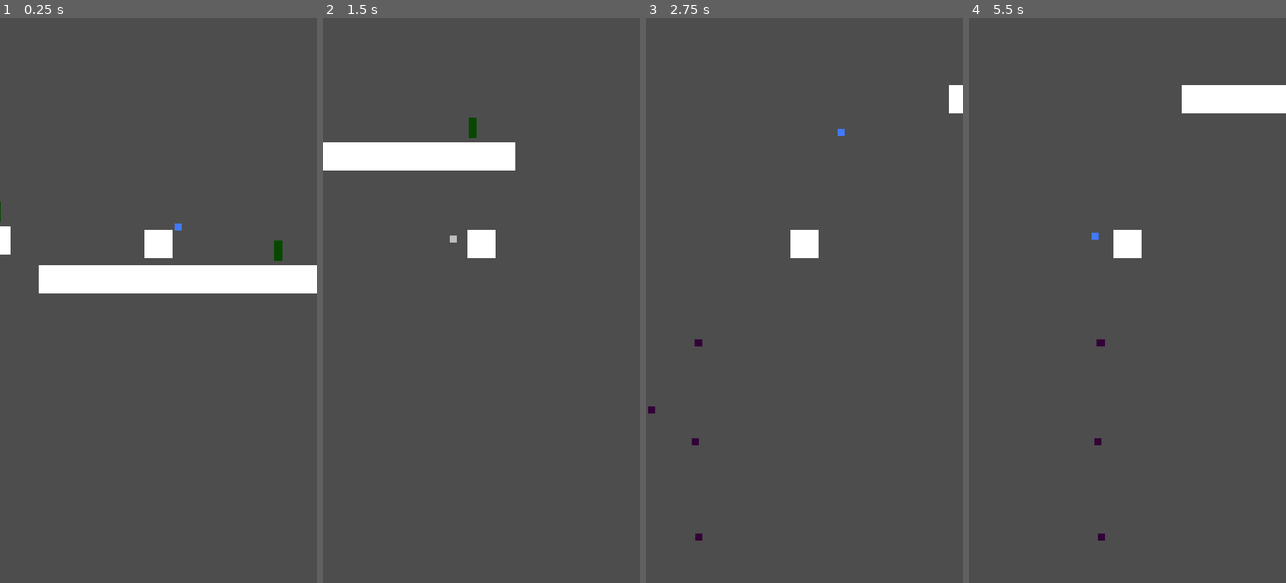
Above: before the commit, frames 1-4 (left to right).
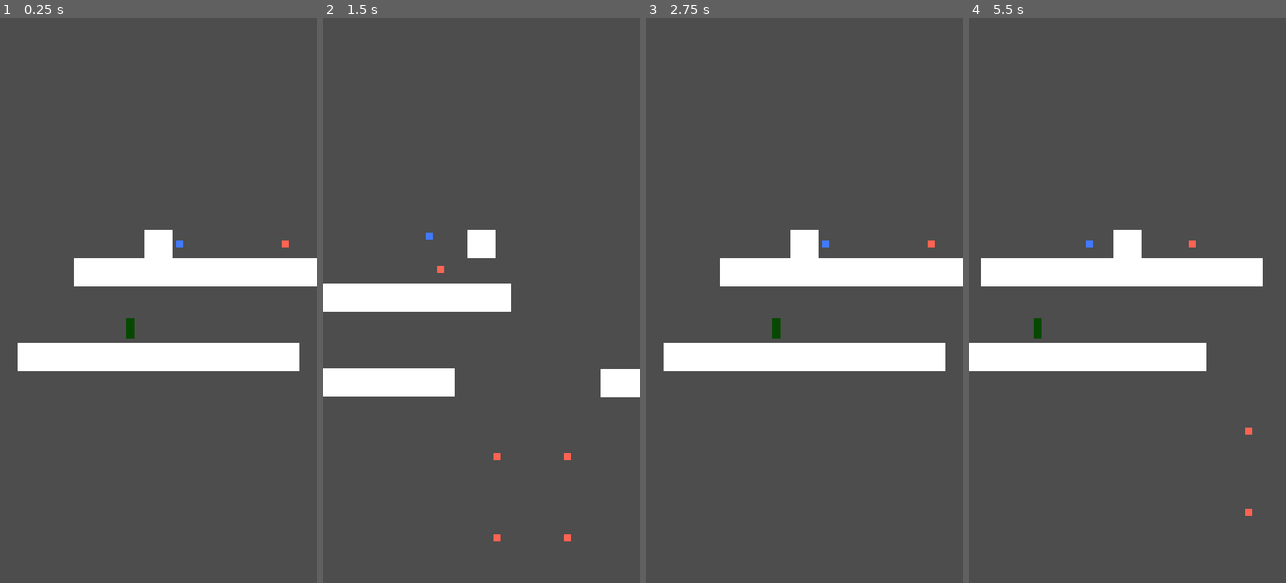
Above: after the commit, the same moments.

Repository: TylerPelaez/Sprouts
Game: Godot game, scene res://Levels/AirLevel1.tscn
The game is run twice, just before and just after one commit, with the same random seed, the same clock (stepped at 60 frames per second) and the same inputs.
Inputs:
- Up to frame 1 (0.25 s): no input
- Up to frame 2 (1.5 s): hold E (Hit Switch) 0.53-1.28 s; hold D (Right) from 0.53 s (still down); tap Space (Jump) at 0.77 s; tap E (Hit Switch) at 1.35 s
- Up to frame 3 (2.75 s): tap Space (Jump) at 1.52 s; release D (Right) at 2.03 s; hold A (Left) from 2.03 s (still down); hold E (Hit Switch) from 2.03 s (still down)
- Up to frame 4 (5.5 s): release A (Left) at 2.78 s; release E (Hit Switch) at 2.78 s; hold D (Right) 2.78-4.28 s; tap E (Hit Switch) at 2.85, 4.35 s; tap Space (Jump) at 3.02, 3.77, 4.52 s; hold E (Hit Switch) 3.53-4.28 s; hold A (Left) 4.28-5.03 s; hold D (Right) from 5.03 s (still down); hold E (Hit Switch) from 5.03 s (still down)

The runs differ from the first frame. In frame 1, 7.4% of the frame differs, in the area x 0-100%, y 32-63%; in frame 2, 9.0%; in frame 3, 8.8%; in frame 4, 10%, in the area x 0-100%, y 11-93%.

Commit message:
Snake snake.... SNAKE!!!!!!

Diff:
--- a/Levels/AirLevel1.tscn
+++ b/Levels/AirLevel1.tscn
@@ -45,7 +45,7 @@
 editor_draw_drag_margin = true
 
 [node name="PlayerSpawnPosition" type="Marker2D" parent="."]
-position = Vector2(1712, 5072)
+position = Vector2(-128, 288)
 gizmo_extents = 20.0
 
 [node name="Environment" type="Node2D" parent="."]
--- a/Levels/GroundLevel1.tscn
+++ b/Levels/GroundLevel1.tscn
@@ -1,19 +1,32 @@
-[gd_scene load_steps=8 format=3 uid="uid://evg4mo1jtqj0"]
+[gd_scene load_steps=12 format=3 uid="uid://evg4mo1jtqj0"]
 
 [ext_resource type="Script" path="res://Scripts/LevelController.gd" id="1_xnj5y"]
 [ext_resource type="Texture2D" uid="uid://bxn8kvm570f80" path="res://Art/Test/White.png" id="2_npm4k"]
 [ext_resource type="PackedScene" uid="uid://bk5j2w78ju833" path="res://Prefabs/pills.tscn" id="5_pvs2g"]
 [ext_resource type="PackedScene" uid="uid://bucqxfshflxln" path="res://Prefabs/SpikeEnemy.tscn" id="6_6hxw7"]
 [ext_resource type="PackedScene" uid="uid://sm5n8ljv3sdn" path="res://Prefabs/BatTest.tscn" id="7_77syx"]
+[ext_resource type="PackedScene" path="res://Prefabs/Switch.tscn" id="9_mdpgx"]
+[ext_resource type="PackedScene" uid="uid://ep6nutbk5cst" path="res://Prefabs/MovingPlatform.tscn" id="10_yd0r8"]
 
 [sub_resource type="RectangleShape2D" id="RectangleShape2D_irls3"]
 size = Vector2(64, 64)
+
+[sub_resource type="RectangleShape2D" id="RectangleShape2D_vna0b"]
+size = Vector2(68.5, 496.5)
+
+[sub_resource type="Curve2D" id="Curve2D_3ijxk"]
+resource_local_to_scene = true
+resource_name = "Bat"
+_data = {
+"points": PackedVector2Array(0, 0, 0, 0, 88, 304, 0, 0, 0, 0, 1912, 312, 0, 0, 0, 0, 1912, 376, 0, 0, 0, 0, -16, 376, 0, 0, 0, 0, -16, 304, 0, 0, 0, 0, 88, 304)
+}
+point_count = 6
 
 [sub_resource type="Curve2D" id="Curve2D_im51u"]
 resource_local_to_scene = true
 resource_name = "Bat"
 _data = {
-"points": PackedVector2Array(0, 0, 0, 0, 88, 304, 0, 0, 0, 0, 632, 304, 0, 0, 0, 0, 816, 368, 0, 0, 0, 0, 632, 376, 0, 0, 0, 0, -1280, 368, 0, 0, 0, 0, -1280, 304, 0, 0, 0, 0, -16, 304, 0, 0, 0, 0, 88, 304)
+"points": PackedVector2Array(0, 0, 0, 0, 88, 304, 0, 0, 0, 0, 632, 304, 0, 0, 0, 0, 776, 336, 0, 0, 0, 0, 632, 376, 0, 0, 0, 0, -1280, 368, 0, 0, 0, 0, -1280, 304, 0, 0, 0, 0, -16, 304, 0, 0, 0, 0, 88, 304)
 }
 point_count = 8
 
@@ -77,6 +90,83 @@
 position = Vector2(-9.53674e-07, 0)
 shape = SubResource("RectangleShape2D_irls3")
 
+[node name="TestGround7" type="StaticBody2D" parent="Environment/Ground"]
+position = Vector2(2400, 544)
+scale = Vector2(10, 1)
+
+[node name="Sprite2D" type="Sprite2D" parent="Environment/Ground/TestGround7"]
+texture = ExtResource("2_npm4k")
+
+[node name="CollisionShape2D" type="CollisionShape2D" parent="Environment/Ground/TestGround7"]
+position = Vector2(-9.53674e-07, 0)
+shape = SubResource("RectangleShape2D_irls3")
+
+[node name="TestGround8" type="StaticBody2D" parent="Environment/Ground"]
+position = Vector2(3040, 544)
+scale = Vector2(10, 1)
+
+[node name="Sprite2D" type="Sprite2D" parent="Environment/Ground/TestGround8"]
+texture = ExtResource("2_npm4k")
+
+[node name="CollisionShape2D" type="CollisionShape2D" parent="Environment/Ground/TestGround8"]
+position = Vector2(-9.53674e-07, 0)
+shape = SubResource("RectangleShape2D_irls3")
+
+[node name="TestGround9" type="StaticBody2D" parent="Environment/Ground"]
+position = Vector2(3040, 2952)
+scale = Vector2(10, 1)
+
+[node name="Sprite2D" type="Sprite2D" parent="Environment/Ground/TestGround9"]
+texture = ExtResource("2_npm4k")
+
+[node name="CollisionShape2D" type="CollisionShape2D" parent="Environment/Ground/TestGround9"]
+position = Vector2(-9.53674e-07, 0)
+shape = SubResource("RectangleShape2D_irls3")
+
+[node name="TestGround10" type="StaticBody2D" parent="Environment/Ground"]
+position = Vector2(3032, 1696)
+scale = Vector2(10, 1)
+
+[node name="Sprite2D" type="Sprite2D" parent="Environment/Ground/TestGround10"]
+texture = ExtResource("2_npm4k")
+
+[node name="CollisionShape2D" type="CollisionShape2D" parent="Environment/Ground/TestGround10"]
+position = Vector2(-9.53674e-07, 0)
+shape = SubResource("RectangleShape2D_irls3")
+
+[node name="TestGround11" type="StaticBody2D" parent="Environment/Ground"]
+position = Vector2(2328, 1264)
+scale = Vector2(10, 1)
+
+[node name="Sprite2D" type="Sprite2D" parent="Environment/Ground/TestGround11"]
+texture = ExtResource("2_npm4k")
+
+[node name="CollisionShape2D" type="CollisionShape2D" parent="Environment/Ground/TestGround11"]
+position = Vector2(-9.53674e-07, 0)
+shape = SubResource("RectangleShape2D_irls3")
+
+[node name="TestGround12" type="StaticBody2D" parent="Environment/Ground"]
+position = Vector2(1808, 1760)
+scale = Vector2(10, 1)
+
+[node name="Sprite2D" type="Sprite2D" parent="Environment/Ground/TestGround12"]
+texture = ExtResource("2_npm4k")
+
+[node name="CollisionShape2D" type="CollisionShape2D" parent="Environment/Ground/TestGround12"]
+position = Vector2(-9.53674e-07, 0)
+shape = SubResource("RectangleShape2D_irls3")
+
+[node name="TestGround13" type="StaticBody2D" parent="Environment/Ground"]
+position = Vector2(1992, 1992)
+scale = Vector2(10, 1)
+
+[node name="Sprite2D" type="Sprite2D" parent="Environment/Ground/TestGround13"]
+texture = ExtResource("2_npm4k")
+
+[node name="CollisionShape2D" type="CollisionShape2D" parent="Environment/Ground/TestGround13"]
+position = Vector2(-9.53674e-07, 0)
+shape = SubResource("RectangleShape2D_irls3")
+
 [node name="TestGround2" type="StaticBody2D" parent="Environment/Ground"]
 position = Vector2(-432, 544)
 scale = Vector2(10, 1)
@@ -99,6 +189,39 @@
 position = Vector2(-7.62939e-07, 0)
 shape = SubResource("RectangleShape2D_irls3")
 
+[node name="StaticBody2D" type="StaticBody2D" parent="Environment/Ground"]
+
+[node name="Sprite2D" type="Sprite2D" parent="Environment/Ground/StaticBody2D"]
+position = Vector2(2680, 1480)
+scale = Vector2(1, 7.75)
+texture = ExtResource("2_npm4k")
+
+[node name="CollisionShape2D" type="CollisionShape2D" parent="Environment/Ground/StaticBody2D"]
+position = Vector2(2680, 1480)
+shape = SubResource("RectangleShape2D_vna0b")
+
+[node name="StaticBody2D2" type="StaticBody2D" parent="Environment/Ground"]
+
+[node name="Sprite2D" type="Sprite2D" parent="Environment/Ground/StaticBody2D2"]
+position = Vector2(1976, 1480)
+scale = Vector2(1, 7.75)
+texture = ExtResource("2_npm4k")
+
+[node name="CollisionShape2D" type="CollisionShape2D" parent="Environment/Ground/StaticBody2D2"]
+position = Vector2(1976, 1480)
+shape = SubResource("RectangleShape2D_vna0b")
+
+[node name="StaticBody2D3" type="StaticBody2D" parent="Environment/Ground"]
+
+[node name="Sprite2D" type="Sprite2D" parent="Environment/Ground/StaticBody2D3"]
+position = Vector2(1328, 1480)
+scale = Vector2(1, 7.75)
+texture = ExtResource("2_npm4k")
+
+[node name="CollisionShape2D" type="CollisionShape2D" parent="Environment/Ground/StaticBody2D3"]
+position = Vector2(1328, 1480)
+shape = SubResource("RectangleShape2D_vna0b")
+
 [node name="KillAreas" type="Node2D" parent="Environment"]
 
 [node name="Area2D16" parent="Environment" instance=ExtResource("5_pvs2g")]
@@ -122,12 +245,41 @@
 
 [node name="Node2D" parent="." instance=ExtResource("7_77syx")]
 position = Vector2(1456, 200)
+num_bats = 150
+spacing = 20
+
+[node name="Path2D" parent="Node2D" index="0"]
+curve = SubResource("Curve2D_3ijxk")
 
 [node name="Node2D2" parent="." instance=ExtResource("7_77syx")]
 position = Vector2(528, 208)
-num_bats = 5
+num_bats = 200
+spacing = 20
 
 [node name="Path2D" parent="Node2D2" index="0"]
 curve = SubResource("Curve2D_im51u")
 
+[node name="MovingPlatform" parent="." instance=ExtResource("10_yd0r8")]
+position = Vector2(3680, 544)
+
+[node name="Position1" parent="MovingPlatform" index="1"]
+position = Vector2(32, 2400)
+
+[node name="Position2" parent="MovingPlatform" index="2"]
+position = Vector2(0, 0)
+
+[node name="Switch" parent="." instance=ExtResource("9_mdpgx")]
+position = Vector2(2776, 2896)
+
+[node name="Switch2" parent="." instance=ExtResource("9_mdpgx")]
+position = Vector2(2040, 1320)
+
+[node name="Switch3" parent="." instance=ExtResource("9_mdpgx")]
+position = Vector2(1912, 1936)
+
+[node name="Switch4" parent="." instance=ExtResource("9_mdpgx")]
+position = Vector2(1336, 664)
+
+[editable path="Node2D"]
 [editable path="Node2D2"]
+[editable path="MovingPlatform"]
